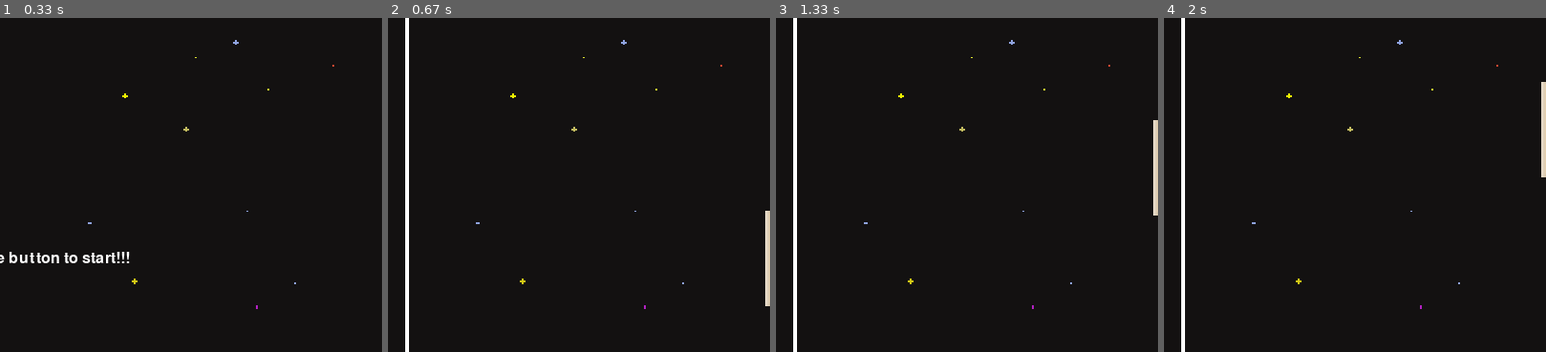
Above: before the commit, frames 1-4 (left to right).
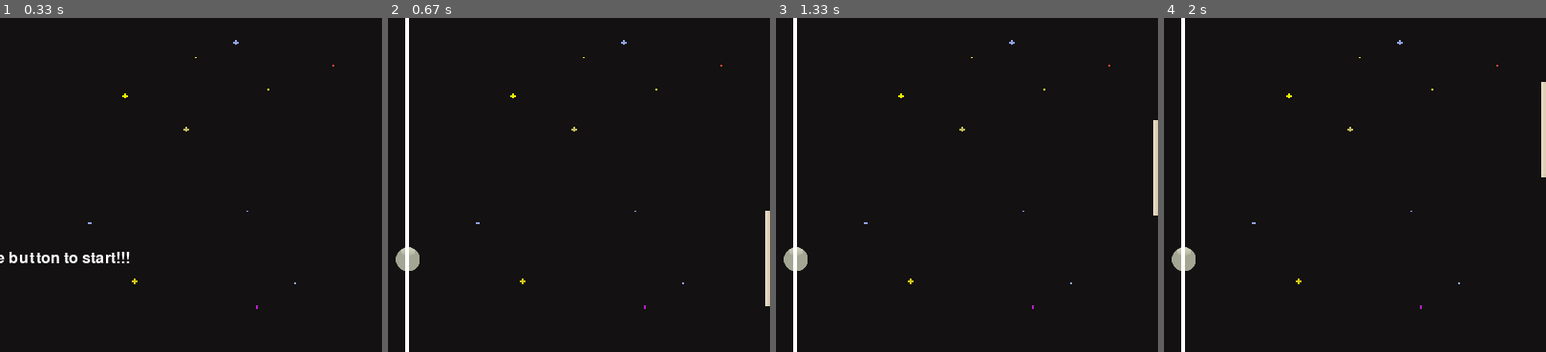
Above: after the commit, the same moments.

Repository: WiktorB2004/Pong-Python_pygame
Game: pygame game, started from main.py
Same seed, same stepped clock (60 frames per second), same inputs: the game is played once before the commit and once after it.
Inputs (mouse positions are % of the whole screen's width and height, from its top left):
- Up to frame 1 (0.33 s): no input
- Up to frame 2 (0.67 s): click (50, 50) at 0.38 s
- Up to frame 3 (1.33 s): hold Up 0.67-1.13 s; hold Down from 1.17 s (still down); hold S from 1.17 s (still down)
- Up to frame 4 (2 s): release Down at 1.47 s; release S at 1.47 s; hold Up 1.5-1.87 s; hold W 1.5-1.87 s; hold Down from 1.9 s (still down); hold S from 1.9 s (still down)
The pictures show only the part of the screen within x 48-98%, y 14-64%; the shares and areas given below are measured in that part.

Frame 1 is identical in both runs. In frame 2, 0.3% of the frame differs, in the area x 2-9%, y 68-76%; in frame 3, 0.3%; in frame 4, 0.3%.

Commit message:
Initialized ball

Diff:
--- a/main.py
+++ b/main.py
@@ -1,5 +1,4 @@
 # module imports
-from email.mime import image
 import pygame
 import os
 # pygame initializations
@@ -11,16 +10,15 @@
 pygame.display.set_caption('Pong')
 BG = pygame.transform.scale(pygame.image.load(os.path.join('Assets', 'background-black.png')), (WIDTH, HEIGHT))
 BORDER = pygame.Rect(WIDTH//2 - 2, 0, 4, HEIGHT)
-
 # Color variables
 WHITE = (255, 255, 255)
 BLACK = (0, 0, 0)
-
 # Paddle variables
 YELLOW_PADDLE = pygame.transform.rotate(pygame.transform.scale(pygame.image.load(os.path.join('Assets', 'yellow_paddle.png')), (100, 20)), 90)
 BLUE_PADDLE = pygame.transform.rotate(pygame.transform.scale(pygame.image.load(os.path.join('Assets', 'blue_paddle.png')), (100, 20)), 90)
 paddle_vel = 5
-
+# Ball variables
+BALL = pygame.transform.scale(pygame.image.load(os.path.join('Assets', 'ball.png')), (25, 25))
 # Classes
 class Paddle():
     def __init__(self, x, y):
@@ -32,7 +30,9 @@
         self.y += vel
 
 class Ball():
-    pass
+    def __init__(self, x, y):
+        self.x = x
+        self.y = y
 
 # Main game loop
 def main():
@@ -41,10 +41,12 @@
     clock = pygame.time.Clock()
     blue_paddle = Paddle(5, HEIGHT//2 - BLUE_PADDLE.get_height()//2)
     yellow_paddle = Paddle(WIDTH - YELLOW_PADDLE.get_width() - 5, HEIGHT//2 - YELLOW_PADDLE.get_height()//2)
+    ball = Ball(WIDTH//2 - BALL.get_width()//2, HEIGHT//2 - BALL.get_height()//2)
     def redraw_window(window):
         window.blit(BG, (0, 0))
-        WIN.blit(BLUE_PADDLE, (blue_paddle.x, blue_paddle.y))
-        WIN.blit(YELLOW_PADDLE, (yellow_paddle.x, yellow_paddle.y))
+        window.blit(BLUE_PADDLE, (blue_paddle.x, blue_paddle.y))
+        window.blit(YELLOW_PADDLE, (yellow_paddle.x, yellow_paddle.y))
+        window.blit(BALL, (ball.x, ball.y))
         pygame.draw.rect(WIN, WHITE, BORDER)
         pygame.display.update()
 
@@ -54,7 +56,6 @@
         for event in pygame.event.get():
             if event.type == pygame.QUIT:
                 quit()
-
         pressed_keys = pygame.key.get_pressed()
         # BLUE PADDLE MOVEMENT
         if pressed_keys[pygame.K_w] and blue_paddle.y + paddle_vel > 0: # UP
@@ -66,7 +67,6 @@
             yellow_paddle.move(-paddle_vel)
         if pressed_keys[pygame.K_DOWN] and yellow_paddle.y + YELLOW_PADDLE.get_height() + paddle_vel < HEIGHT: # DOWN
             yellow_paddle.move(paddle_vel)
-
 
 # Main menu
 def main_menu():
